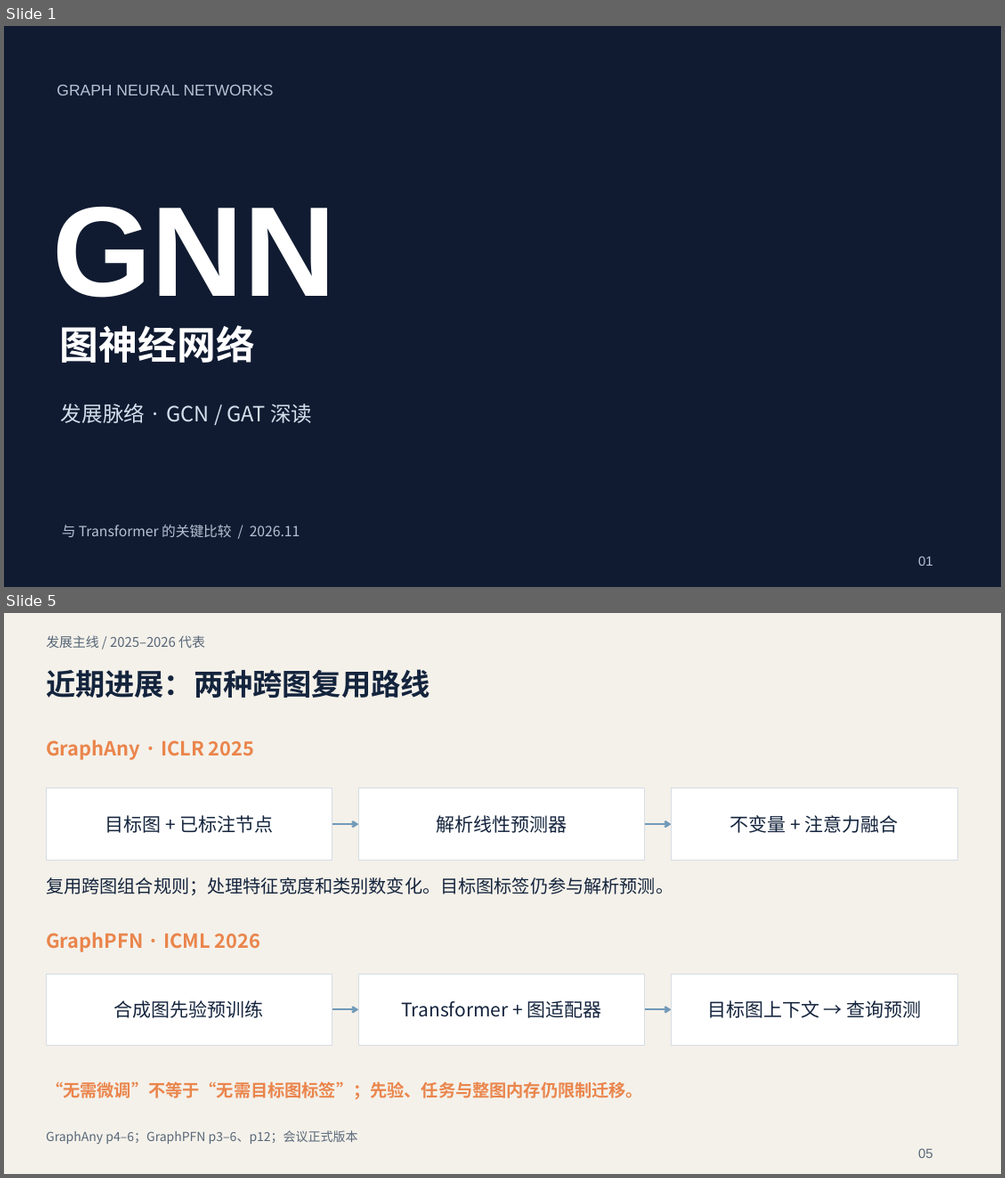
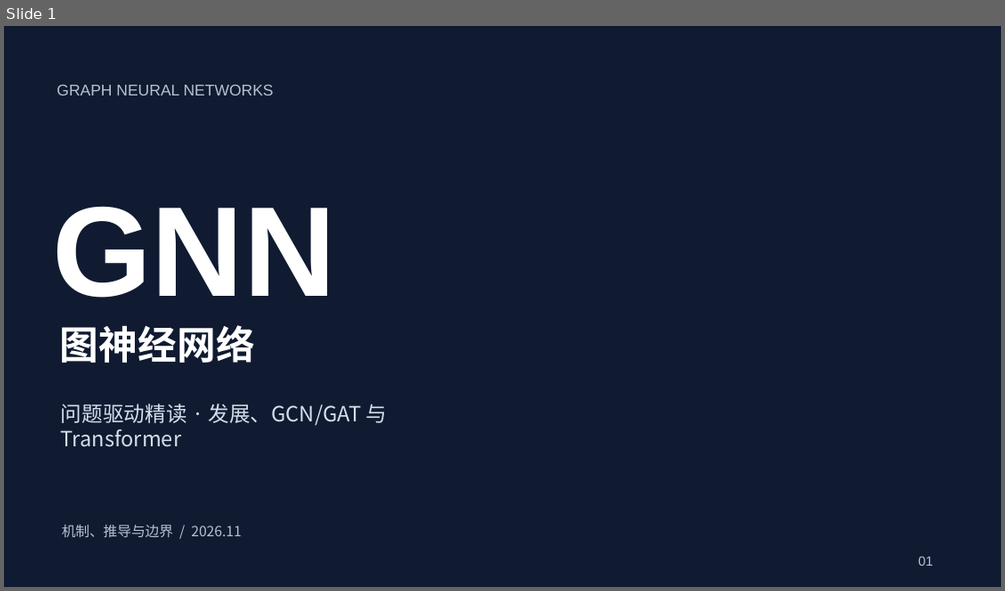
Before and after one commit to guozongzhi/GNN, a slide deck: outputs/presentations/GNN-原理与关键论文.pptx. Shown one above the other, each under a label of ours: slides 1 and 5 before the commit, slide 1 after it; the slides between them are not shown. The pictures are 1005x1178 and 1005x591 pixels, drawn with LibreOffice and Linux fonts; fonts in the diff are those of the drawing; background and template pictures are left out. Boxes give left, top, right and bottom in pixels: in the first picture for what was removed or moved away, otherwise in the second. Text is boxed around its words. In the diff, an @@ line names an element or a change of style, - is before the commit and + after.

```diff
--- a/outputs/presentations/GNN-原理与关键论文.pptx
+++ b/outputs/presentations/GNN-原理与关键论文.pptx
@@ slide 5 removed at [4,613,1001,1174], background #F4F1EA @@
@@ text removed at [46,635,205,648] @@
-发展主线 / 2025–2026 代表
@@ text removed at [46,669,429,698] @@
-近期进展：两种跨图复用路线
@@ text removed at [46,739,255,760] @@
-GraphAny · ICLR 2025
@@ rectangle removed at [46,788,332,860] @@
-目标图 + 已标注节点
@@ rectangle removed at [358,788,645,860] @@
-解析线性预测器
@@ rectangle removed at [671,788,957,860] @@
-不变量 + 注意力融合
@@ arrow removed from (332, 824) to (358, 824) @@
@@ arrow removed from (645, 824) to (671, 824) @@
@@ text removed at [46,877,673,895] @@
-复用跨图组合规则；处理特征宽度和类别数变化。目标图标签仍参与解析预测。
@@ text removed at [46,932,261,952] @@
-GraphPFN · ICML 2026
@@ rectangle removed at [46,973,332,1046] @@
-合成图先验预训练
@@ rectangle removed at [358,973,645,1046] @@
-Transformer + 图适配器
@@ rectangle removed at [671,973,957,1046] @@
-目标图上下文 → 查询预测
@@ arrow removed from (332, 1009) to (358, 1009) @@
@@ arrow removed from (645, 1009) to (671, 1009) @@
@@ text removed at [46,1081,643,1099] @@
-“无需微调”不等于“无需目标图标签”；先验、任务与整图内存仍限制迁移。
@@ text removed at [46,1130,358,1143] @@
-GraphAny p4–6；GraphPFN p3–6、p12；会议正式版本
@@ text removed at [918,1148,933,1158] @@
-05
@@ slide 1 changed as well @@
@@ text at [61,403,388,447]: text changed @@
-发展脉络 · GCN / GAT 深读
+问题驱动精读 · 发展、GCN/GAT 与 Transformer
@@ text at [62,524,242,537]: text changed @@
-与 Transformer 的关键比较 / 2026.11
+机制、推导与边界 / 2026.11
```
Also in this commit, not shown: 7 other slides changed, 25 slides added, 17 other slides removed, 5 other files.
